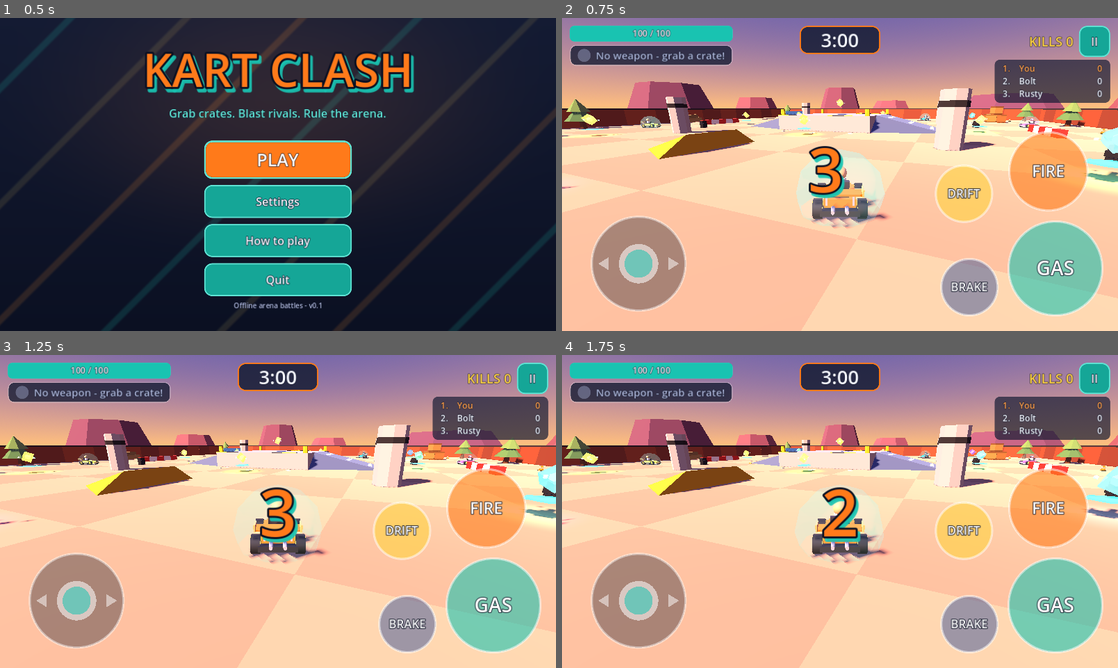
Above: before the commit, frames 1-4 (two rows, left to right).
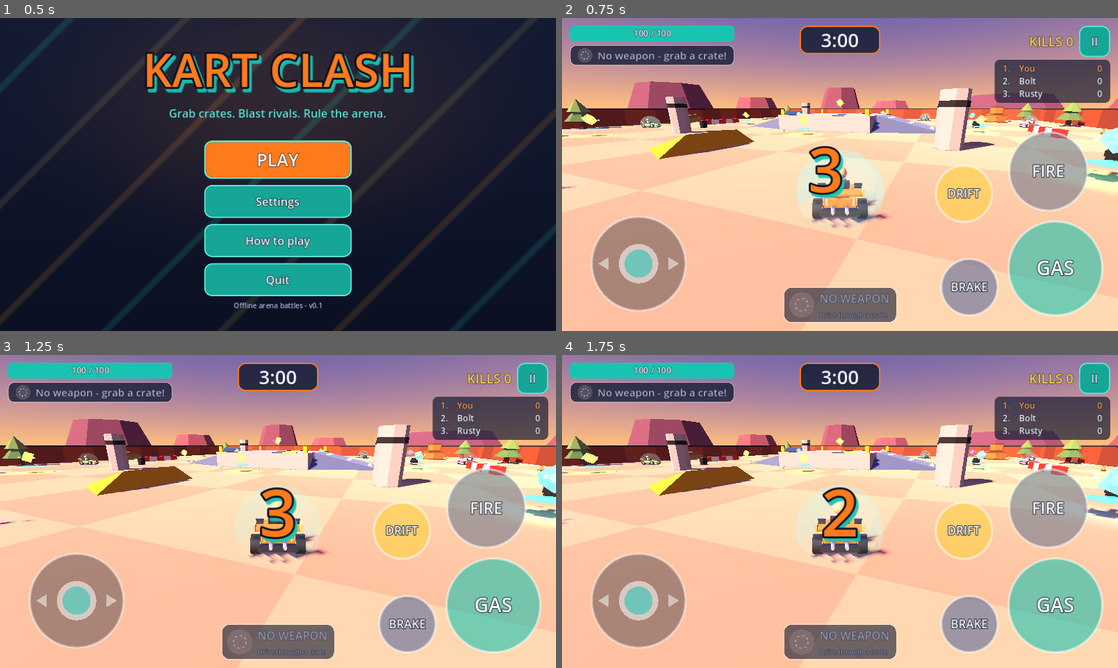
Above: after the commit, the same moments.

Repository: sahadeep125/smash-cart-game
Game: Godot game, scene res://scenes/main_menu.tscn
Two runs of this game, one before a commit and one after it. Both use one fixed random seed, a clock stepped at 60 frames per second and the inputs below.
Inputs (mouse positions are in pixels of both pictures, inside the frame that each line leads up to):
- Up to frame 1 (0.5 s): no input
- Up to frame 2 (0.75 s): click "PLAY" at 0.5 s
- Up to frame 3 (1.25 s): no input
- Up to frame 4 (1.75 s): move the mouse to (962, 495) at 1.27 s; hold D (steer_right) from 1.28 s (still down); hold Space (fire) from 1.28 s (still down); click (962, 495) at 1.42 s

Frame 1 is identical in both runs. In frame 2, 5.4% of the frame differs, in the area x 2-95%, y 2-98%; in frame 3, 5.4%; in frame 4, 5.4%.

Commit message:
Show the held weapon on the kart and in a bigger HUD weapon card

Diff:
--- a/scripts/kart/kart.gd
+++ b/scripts/kart/kart.gd
@@ -93,6 +93,10 @@
 		_model.name = "Model"
 		_model.kart_color = kart_color
 		add_child(_model)
+	var holder := get_weapon_holder()
+	if holder:
+		holder.weapon_changed.connect(_model.set_weapon)
+		holder.weapon_fired.connect(_model.on_weapon_fired)
 
 
 # --- Public API -------------------------------------------------------------
--- a/scripts/kart/kart_model.gd
+++ b/scripts/kart/kart_model.gd
@@ -17,6 +17,7 @@
 var _wheel_spinners: Array[MeshInstance3D] = []
 var _smoke: Array[CPUParticles3D] = []
 var _flame: MeshInstance3D
+var _mount: WeaponMount
 var _spin: float = 0.0
 var _steer_vis: float = 0.0
 var _last_speed: float = 0.0
@@ -31,6 +32,18 @@
 func set_color(c: Color) -> void:
 	kart_color = c
 	_rebuild_body()
+
+
+## Shows the held weapon's hardware on the kart ("" removes it).
+func set_weapon(id: String, ammo: int) -> void:
+	if _mount:
+		var color := WeaponDB.get_color(id) if id != "" else Color.WHITE
+		_mount.show_weapon(id, ammo, color)
+
+
+func on_weapon_fired(id: String) -> void:
+	if _mount:
+		_mount.on_fired(id)
 
 
 func reset_pose() -> void:
@@ -147,6 +160,10 @@
 			_wheel_spinners.append(spinner)
 			if wz < 0.0:
 				_front_pivots.append(pivot)
+
+	_mount = WeaponMount.new()
+	_mount.name = "WeaponMount"
+	_tilt.add_child(_mount)
 
 	# Boost flame (hidden until boosting).
 	_flame = MeshInstance3D.new()
--- /dev/null
+++ b/scripts/kart/weapon_mount.gd
@@ -0,0 +1,286 @@
+## Visible weapon hardware on a kart: rocket pods, twin guns, a mine rack or a shield
+## emitter, plus an underglow in the weapon's colour. Ammo is shown on the model
+## (rockets / mines disappear as they are used). Child of KartModel's tilt node.
+class_name WeaponMount
+extends Node3D
+
+const METAL := Color(0.55, 0.57, 0.62)
+const DARK := Color(0.16, 0.16, 0.19)
+
+static var _mesh_cache: Dictionary = {}
+static var _mat_cache: Dictionary = {}
+
+var weapon_id: String = ""
+
+var _rig: Node3D
+var _ammo_items: Array[Node3D] = []
+var _spinner: Node3D
+var _orb: MeshInstance3D
+var _glow: MeshInstance3D
+var _flash: MeshInstance3D
+var _pop: float = 1.0
+var _recoil: float = 0.0
+var _spin_speed: float = 0.0
+var _time: float = 0.0
+
+
+func _ready() -> void:
+	_glow = MeshInstance3D.new()
+	_glow.name = "Underglow"
+	var plane := PlaneMesh.new()
+	plane.size = Vector2(1.7, 2.7)
+	_glow.mesh = plane
+	_glow.position = Vector3(0, 0.06, 0)
+	_glow.cast_shadow = GeometryInstance3D.SHADOW_CASTING_SETTING_OFF
+	_glow.visible = false
+	add_child(_glow)
+
+
+## Shows the hardware for `id` ("" removes it). Safe to call every time ammo changes.
+func show_weapon(id: String, ammo: int, color: Color) -> void:
+	if id != weapon_id:
+		weapon_id = id
+		_build_rig(id, color)
+		_pop = 0.0
+	_update_ammo(ammo)
+
+
+## Visual kick when the weapon fires.
+func on_fired(id: String) -> void:
+	if id != weapon_id:
+		return
+	_recoil = 1.0
+	if id == "machine_gun":
+		_spin_speed = 28.0
+	if _flash:
+		_flash.visible = true
+		_flash.scale = Vector3.ONE * randf_range(0.8, 1.3)
+
+
+func _process(delta: float) -> void:
+	_time += delta
+	if _rig == null:
+		return
+	if _pop < 1.0:
+		_pop = minf(_pop + delta * 4.0, 1.0)
+		# Overshooting pop-in so picking up a weapon reads clearly.
+		var s := 1.0 + sin(_pop * PI) * 0.35
+		_rig.scale = Vector3.ONE * lerpf(0.2, 1.0, _pop) * s
+	_recoil = maxf(_recoil - delta * 6.0, 0.0)
+	_rig.position.z = _recoil * 0.12
+	if _spinner:
+		_spin_speed = move_toward(_spin_speed, 0.0, delta * 30.0)
+		_spinner.rotate_z(_spin_speed * delta)
+	if _flash and _recoil < 0.6:
+		_flash.visible = false
+	if _orb:
+		var p := 1.0 + sin(_time * 5.0) * 0.12
+		_orb.scale = Vector3(p, p, p)
+	if _glow.visible:
+		var m := _glow.material_override as StandardMaterial3D
+		if m:
+			m.albedo_color.a = 0.32 + sin(_time * 4.0) * 0.08
+
+
+func _build_rig(id: String, color: Color) -> void:
+	if _rig:
+		_rig.queue_free()
+	_rig = null
+	_ammo_items.clear()
+	_spinner = null
+	_orb = null
+	_flash = null
+	_glow.visible = id != ""
+	if id == "":
+		return
+	_glow.material_override = _glow_material(color)
+	_rig = Node3D.new()
+	_rig.name = "Rig_" + id
+	add_child(_rig)
+	match id:
+		"rocket":
+			_build_rocket_pods(color)
+		"machine_gun":
+			_build_guns(color)
+		"mine":
+			_build_mine_rack(color)
+		"shield":
+			_build_shield(color)
+		_:
+			_add(_rig, _cached("generic", func() -> Array:
+				return [[_box(Vector3(0.4, 0.3, 0.4)), Transform3D(Basis(), Vector3(0, 1.0, 0.8)), color]]), Vector3.ZERO)
+
+
+func _update_ammo(ammo: int) -> void:
+	for i in _ammo_items.size():
+		_ammo_items[i].visible = i < ammo
+
+
+# --- Rigs ------------------------------------------------------------------------
+
+func _build_rocket_pods(color: Color) -> void:
+	# Two side pods beside the driver, each holding one visible rocket.
+	var pod := _cached("rocket_pod", func() -> Array:
+		var r := Basis(Vector3.RIGHT, PI * 0.5)
+		return [
+			[_cyl(0.17, 0.17, 0.9, 8), Transform3D(r, Vector3.ZERO), DARK],
+			[_cyl(0.19, 0.19, 0.12, 8), Transform3D(r, Vector3(0, 0, -0.42)), METAL],
+			[_box(Vector3(0.08, 0.3, 0.3)), Transform3D(Basis(), Vector3(0, -0.2, 0.1)), METAL],
+		])
+	var rocket := _cached("rocket_tip", func() -> Array:
+		var r := Basis(Vector3.RIGHT, -PI * 0.5)
+		return [
+			[_cyl(0.0, 0.12, 0.28, 8), Transform3D(r, Vector3(0, 0, -0.58)), Color(1.0, 0.9, 0.8)],
+			[_cyl(0.12, 0.12, 0.2, 8), Transform3D(r, Vector3(0, 0, -0.36)), color],
+		])
+	for side: float in [-1.0, 1.0]:
+		var base := Vector3(side * 0.62, 0.95, 0.05)
+		_add(_rig, pod, base)
+		var tip := _add(_rig, rocket, base)
+		_ammo_items.append(tip)
+	_add(_rig, _cached("rocket_bar", func() -> Array:
+		return [[_box(Vector3(1.3, 0.08, 0.14)), Transform3D(Basis(), Vector3(0, 0.78, 0.15)), color]]), Vector3.ZERO)
+
+
+func _build_guns(color: Color) -> void:
+	# Twin rotary barrels on the hood.
+	_add(_rig, _cached("gun_base", func() -> Array:
+		return [
+			[_box(Vector3(0.62, 0.16, 0.5)), Transform3D(Basis(), Vector3(0, 0.82, -0.55)), DARK],
+			[_box(Vector3(0.5, 0.08, 0.3)), Transform3D(Basis(), Vector3(0, 0.94, -0.5)), color],
+		]), Vector3.ZERO)
+	_spinner = Node3D.new()
+	_spinner.position = Vector3(0, 0.95, -0.85)
+	_rig.add_child(_spinner)
+	_add(_spinner, _cached("gun_barrels", func() -> Array:
+		var r := Basis(Vector3.RIGHT, PI * 0.5)
+		var parts: Array = []
+		for i in 3:
+			var a := TAU * float(i) / 3.0
+			var off := Vector3(cos(a), sin(a), 0) * 0.07
+			for sx: float in [-0.16, 0.16]:
+				parts.append([_cyl(0.035, 0.035, 0.75, 6), Transform3D(r, off + Vector3(sx, 0, -0.3)), METAL])
+		for sx: float in [-0.16, 0.16]:
+			parts.append([_cyl(0.11, 0.11, 0.16, 8), Transform3D(r, Vector3(sx, 0, -0.62)), DARK])
+		return parts), Vector3.ZERO)
+	_flash = MeshInstance3D.new()
+	var quad := SphereMesh.new()
+	quad.radius = 0.16
+	quad.height = 0.32
+	quad.radial_segments = 6
+	quad.rings = 3
+	_flash.mesh = quad
+	_flash.material_override = _unshaded(Color(1.0, 0.85, 0.3))
+	_flash.cast_shadow = GeometryInstance3D.SHADOW_CASTING_SETTING_OFF
+	_flash.position = Vector3(0, 0.95, -1.62)
+	_flash.visible = false
+	_rig.add_child(_flash)
+
+
+func _build_mine_rack(color: Color) -> void:
+	# A rack above the exhausts carrying the remaining mines.
+	_add(_rig, _cached("mine_rack", func() -> Array:
+		return [
+			[_box(Vector3(0.9, 0.06, 0.5)), Transform3D(Basis(), Vector3(0, 0.72, 1.18)), DARK],
+			[_box(Vector3(0.06, 0.4, 0.06)), Transform3D(Basis(), Vector3(0.42, 0.9, 1.18)), METAL],
+			[_box(Vector3(0.06, 0.4, 0.06)), Transform3D(Basis(), Vector3(-0.42, 0.9, 1.18)), METAL],
+		]), Vector3.ZERO)
+	var mine := _cached("mine_disc", func() -> Array:
+		return [
+			[_cyl(0.2, 0.2, 0.1, 10), Transform3D(), DARK],
+			[_cyl(0.07, 0.07, 0.06, 6), Transform3D(Basis(), Vector3(0, 0.07, 0)), Color(1.0, 0.25, 0.2)],
+		])
+	for i in 3:
+		var item := _add(_rig, mine, Vector3((float(i) - 1.0) * 0.27, 0.82, 1.18))
+		_ammo_items.append(item)
+	_add(_rig, _cached("mine_stripe", func() -> Array:
+		return [[_box(Vector3(0.95, 0.06, 0.06)), Transform3D(Basis(), Vector3(0, 0.75, 0.93)), color]]), Vector3.ZERO)
+
+
+func _build_shield(color: Color) -> void:
+	# Mast with a glowing emitter orb behind the driver.
+	_add(_rig, _cached("shield_mast", func() -> Array:
+		return [
+			[_cyl(0.04, 0.05, 0.9, 6), Transform3D(Basis(), Vector3(0, 1.45, 0.92)), METAL],
+			[_cyl(0.28, 0.12, 0.1, 10), Transform3D(Basis(), Vector3(0, 1.88, 0.92)), DARK],
+		]), Vector3.ZERO)
+	_orb = MeshInstance3D.new()
+	var s := SphereMesh.new()
+	s.radius = 0.18
+	s.height = 0.36
+	s.radial_segments = 10
+	s.rings = 5
+	_orb.mesh = s
+	_orb.material_override = _emissive(color)
+	_orb.cast_shadow = GeometryInstance3D.SHADOW_CASTING_SETTING_OFF
+	_orb.position = Vector3(0, 2.05, 0.92)
+	_rig.add_child(_orb)
+	_ammo_items.append(_orb)
+
+
+# --- Helpers -----------------------------------------------------------------------
+
+func _add(parent: Node3D, mesh: Mesh, pos: Vector3) -> MeshInstance3D:
+	var mi := MeshInstance3D.new()
+	mi.mesh = mesh
+	mi.material_override = KartModel._shared_mat("vc")
+	mi.position = pos
+	parent.add_child(mi)
+	return mi
+
+
+## Builds (once per colour) a merged mesh from [mesh, transform, color] parts.
+func _cached(key: String, parts_fn: Callable) -> Mesh:
+	var full_key := key
+	if _mesh_cache.has(full_key):
+		return _mesh_cache[full_key] as Mesh
+	var parts: Array = parts_fn.call()
+	var mesh := KartModel._merge(parts)
+	_mesh_cache[full_key] = mesh
+	return mesh
+
+
+static func _glow_material(color: Color) -> StandardMaterial3D:
+	var key := "glow_" + color.to_html()
+	if _mat_cache.has(key):
+		return _mat_cache[key] as StandardMaterial3D
+	var m := StandardMaterial3D.new()
+	m.shading_mode = BaseMaterial3D.SHADING_MODE_UNSHADED
+	m.transparency = BaseMaterial3D.TRANSPARENCY_ALPHA
+	m.albedo_color = Color(color.r, color.g, color.b, 0.35)
+	m.cull_mode = BaseMaterial3D.CULL_DISABLED
+	m.no_depth_test = false
+	_mat_cache[key] = m
+	return m
+
+
+static func _emissive(color: Color) -> StandardMaterial3D:
+	var key := "emit_" + color.to_html()
+	if _mat_cache.has(key):
+		return _mat_cache[key] as StandardMaterial3D
+	var m := StandardMaterial3D.new()
+	m.albedo_color = color
+	m.emission_enabled = true
+	m.emission = color
+	m.emission_energy_multiplier = 2.0
+	_mat_cache[key] = m
+	return m
+
+
+static func _unshaded(color: Color) -> StandardMaterial3D:
+	var key := "unshaded_" + color.to_html()
+	if _mat_cache.has(key):
+		return _mat_cache[key] as StandardMaterial3D
+	var m := StandardMaterial3D.new()
+	m.shading_mode = BaseMaterial3D.SHADING_MODE_UNSHADED
+	m.albedo_color = color
+	_mat_cache[key] = m
+	return m
+
+
+static func _box(size: Vector3) -> BoxMesh:
+	return KartModel._box(size)
+
+
+static func _cyl(top: float, bottom: float, height: float, segments: int) -> CylinderMesh:
+	return KartModel._cyl(top, bottom, height, segments)
--- a/scripts/ui/hud.gd
+++ b/scripts/ui/hud.gd
@@ -10,6 +10,12 @@
 const KILL_FEED_MAX := 4
 const KILL_FEED_LIFETIME := 4.5
 const LOW_TIME := 30.0
+const WEAPON_HINTS := {
+	"rocket": "Fire: homing rocket, big blast",
+	"machine_gun": "Hold fire: rapid shots",
+	"mine": "Fire: drop a mine behind you",
+	"shield": "Fire: 5 s of invulnerability",
+}
 
 ## Seconds shown in the "Respawning in N" overlay (matches RespawnManager default).
 var respawn_delay := 3.0
@@ -27,8 +33,8 @@
 var _health_bar: ProgressBar
 var _health_label: Label
 var _health_fill: StyleBoxFlat
-var _weapon_swatch: Panel
-var _weapon_style: StyleBoxFlat
+var _weapon_swatch: WeaponIcon
+var _weapon_card: WeaponCard
 var _weapon_label: Label
 var _timer_label: Label
 var _kills_label: Label
@@ -196,6 +202,13 @@
 	_build_top_right(layer_root)
 	_build_center(layer_root)
 
+	_weapon_card = WeaponCard.new()
+	_weapon_card.name = "WeaponCard"
+	_weapon_card.set_anchors_and_offsets_preset(Control.PRESET_CENTER_BOTTOM)
+	_weapon_card.grow_horizontal = Control.GROW_DIRECTION_BOTH
+	_weapon_card.grow_vertical = Control.GROW_DIRECTION_BEGIN
+	layer_root.add_child(_weapon_card)
+
 
 func _build_top_left(parent: Control) -> void:
 	var box := VBoxContainer.new()
@@ -235,10 +248,8 @@
 	var row := HBoxContainer.new()
 	row.add_theme_constant_override("separation", 12)
 	weapon_panel.add_child(row)
-	_weapon_swatch = Panel.new()
-	_weapon_swatch.custom_minimum_size = Vector2(30, 30)
-	_weapon_style = ThemeBuilder.make_box(ThemeBuilder.TEXT_DIM, 15)
-	_weapon_swatch.add_theme_stylebox_override("panel", _weapon_style)
+	_weapon_swatch = WeaponIcon.new()
+	_weapon_swatch.custom_minimum_size = Vector2(34, 34)
 	_weapon_swatch.size_flags_vertical = Control.SIZE_SHRINK_CENTER
 	row.add_child(_weapon_swatch)
 	_weapon_label = Label.new()
@@ -379,14 +390,20 @@
 
 
 func _on_weapon_changed(weapon_id: String, ammo: int) -> void:
+	var col := weapon_color(weapon_id) if weapon_id != "" else ThemeBuilder.TEXT_DIM
+	_weapon_swatch.weapon_id = weapon_id
+	_weapon_swatch.color = col
+	if _weapon_card:
+		_weapon_card.show_weapon(weapon_id, ammo, weapon_display_name(weapon_id) if weapon_id != "" else "",
+			col, str(WEAPON_HINTS.get(weapon_id, "")))
+	if _touch:
+		_touch.set_weapon(weapon_id, col)
 	if weapon_id == "":
 		_weapon_label.text = "No weapon - grab a crate!"
 		_weapon_label.add_theme_color_override("font_color", ThemeBuilder.TEXT_DIM)
-		_weapon_style.bg_color = Color(ThemeBuilder.TEXT_DIM, 0.4)
 		return
 	_weapon_label.text = "%s  x%d" % [weapon_display_name(weapon_id).to_upper(), ammo]
 	_weapon_label.add_theme_color_override("font_color", ThemeBuilder.TEXT)
-	_weapon_style.bg_color = weapon_color(weapon_id)
 
 
 func _on_match_started() -> void:
--- a/scripts/ui/touch_controls.gd
+++ b/scripts/ui/touch_controls.gd
@@ -34,6 +34,9 @@
 var _stick_radius := 80.0
 var _stick_zone := Rect2()
 var _safe_margins := Vector4.ZERO  # left, top, right, bottom
+## Held weapon shown on the FIRE button ("" = none, button dimmed).
+var _weapon_id := ""
+var _weapon_color := Color.WHITE
 
 
 func _init() -> void:
@@ -252,6 +255,12 @@
 	return _steer_value
 
 
+func set_weapon(id: String, color: Color) -> void:
+	_weapon_id = id
+	_weapon_color = color
+	queue_redraw()
+
+
 # --- Drawing --------------------------------------------------------------------
 
 func _draw() -> void:
@@ -275,12 +284,23 @@
 		var c: Vector2 = _centers[action]
 		var r: float = _radii[action]
 		var col: Color = BUTTONS[action]["color"]
+		var is_fire: bool = action == "fire"
+		if is_fire:
+			col = _weapon_color if _weapon_id != "" else Color(0.45, 0.47, 0.55)
 		var pressed := held.has(action)
 		var fill := col.darkened(0.3) if pressed else col
 		fill.a = 0.85 if pressed else 0.6
 		draw_circle(c, r, fill)
 		draw_arc(c, r, 0, TAU, 48, Color(1, 1, 1, 0.8 if pressed else 0.5), 4.0, true)
 		var text: String = BUTTONS[action]["label"]
+		if is_fire and _weapon_id != "":
+			WeaponIcon.draw_icon(self, _weapon_id, c + Vector2(0, -r * 0.28), r * 0.34, Color(0.05, 0.07, 0.15, 0.85))
+			var fs2 := int(clampf(r * 0.3, 12, 36))
+			var ts2 := font.get_string_size(text, HORIZONTAL_ALIGNMENT_CENTER, -1, fs2)
+			var tp2 := c + Vector2(-ts2.x * 0.5, r * 0.5)
+			draw_string_outline(font, tp2, text, HORIZONTAL_ALIGNMENT_LEFT, -1, fs2, 6, Color(0.04, 0.06, 0.13, 0.9))
+			draw_string(font, tp2, text, HORIZONTAL_ALIGNMENT_LEFT, -1, fs2, Color.WHITE)
+			continue
 		var fs := int(clampf(r * 0.42, 14, 48))
 		var ts := font.get_string_size(text, HORIZONTAL_ALIGNMENT_CENTER, -1, fs)
 		var tp := c + Vector2(-ts.x * 0.5, fs * 0.35)
--- /dev/null
+++ b/scripts/ui/weapon_card.gd
@@ -0,0 +1,87 @@
+## Big bottom-centre card showing the held weapon: icon, name and ammo pips.
+## Pops when a weapon is picked up and flashes on each shot.
+class_name WeaponCard
+extends PanelContainer
+
+var _icon: WeaponIcon
+var _name: Label
+var _pips: HBoxContainer
+var _hint: Label
+var _style: StyleBoxFlat
+var _pop := 1.0
+var _weapon_id := ""
+
+
+func _init() -> void:
+	mouse_filter = Control.MOUSE_FILTER_IGNORE
+	_style = ThemeBuilder.make_box(Color(ThemeBuilder.NAVY, 0.82), 18, Color(1, 1, 1, 0.3), 3)
+	_style.content_margin_left = 14
+	_style.content_margin_right = 18
+	_style.content_margin_top = 8
+	_style.content_margin_bottom = 8
+	add_theme_stylebox_override("panel", _style)
+	var row := HBoxContainer.new()
+	row.add_theme_constant_override("separation", 12)
+	row.mouse_filter = Control.MOUSE_FILTER_IGNORE
+	add_child(row)
+	_icon = WeaponIcon.new()
+	_icon.custom_minimum_size = Vector2(58, 58)
+	row.add_child(_icon)
+	var col := VBoxContainer.new()
+	col.mouse_filter = Control.MOUSE_FILTER_IGNORE
+	col.add_theme_constant_override("separation", 4)
+	col.alignment = BoxContainer.ALIGNMENT_CENTER
+	row.add_child(col)
+	_name = Label.new()
+	_name.add_theme_font_size_override("font_size", 26)
+	col.add_child(_name)
+	_pips = HBoxContainer.new()
+	_pips.add_theme_constant_override("separation", 4)
+	_pips.mouse_filter = Control.MOUSE_FILTER_IGNORE
+	col.add_child(_pips)
+	_hint = Label.new()
+	_hint.add_theme_font_size_override("font_size", 15)
+	_hint.add_theme_color_override("font_color", ThemeBuilder.TEXT_DIM)
+	col.add_child(_hint)
+
+
+func show_weapon(id: String, ammo: int, display_name: String, color: Color, hint: String) -> void:
+	var picked := id != "" and id != _weapon_id
+	_weapon_id = id
+	_icon.weapon_id = id
+	_icon.color = color
+	_style.border_color = Color(color, 0.9) if id != "" else Color(1, 1, 1, 0.3)
+	for c in _pips.get_children():
+		c.queue_free()
+	if id == "":
+		_name.text = "NO WEAPON"
+		_name.add_theme_color_override("font_color", ThemeBuilder.TEXT_DIM)
+		_hint.text = "Drive through a crate"
+		_hint.visible = true
+		modulate.a = 0.75
+		return
+	modulate.a = 1.0
+	_name.text = display_name.to_upper()
+	_name.add_theme_color_override("font_color", color.lightened(0.25))
+	_hint.text = hint
+	_hint.visible = hint != ""
+	var shown := mini(ammo, 30)
+	var big := ammo <= 6
+	for i in shown:
+		var pip := ColorRect.new()
+		pip.mouse_filter = Control.MOUSE_FILTER_IGNORE
+		pip.color = color
+		pip.custom_minimum_size = Vector2(14, 14) if big else Vector2(4, 12)
+		_pips.add_child(pip)
+	if picked:
+		_pop = 0.0
+
+
+func _process(delta: float) -> void:
+	if _pop < 1.0:
+		_pop = minf(_pop + delta * 3.5, 1.0)
+		var s := 1.0 + sin(_pop * PI) * 0.25
+		pivot_offset = size * 0.5
+		scale = Vector2(s, s)
+	else:
+		scale = Vector2.ONE
--- /dev/null
+++ b/scripts/ui/weapon_icon.gd
@@ -0,0 +1,71 @@
+## Small vector icon for a weapon, drawn in code (no image assets).
+## Use as a Control, or call WeaponIcon.draw_icon() from any CanvasItem._draw().
+class_name WeaponIcon
+extends Control
+
+var weapon_id: String = "":
+	set(value):
+		weapon_id = value
+		queue_redraw()
+var color: Color = Color.WHITE:
+	set(value):
+		color = value
+		queue_redraw()
+
+
+func _init() -> void:
+	mouse_filter = Control.MOUSE_FILTER_IGNORE
+	custom_minimum_size = Vector2(44, 44)
+
+
+func _draw() -> void:
+	var r := minf(size.x, size.y) * 0.5
+	var c := size * 0.5
+	draw_circle(c, r, Color(color, 0.95) if weapon_id != "" else Color(1, 1, 1, 0.15))
+	draw_icon(self, weapon_id, c, r * 0.72, Color(0.05, 0.07, 0.15))
+
+
+static func draw_icon(ci: CanvasItem, id: String, c: Vector2, r: float, ink: Color) -> void:
+	match id:
+		"rocket":
+			# Rocket pointing up-right with fins and a flame.
+			var dir := Vector2(1, -1).normalized()
+			var side := Vector2(-dir.y, dir.x)
+			var tip := c + dir * r
+			var tail := c - dir * r * 0.55
+			ci.draw_colored_polygon(PackedVector2Array([
+				tip, c + dir * r * 0.4 + side * r * 0.28, tail + side * r * 0.28,
+				tail - side * r * 0.28, c + dir * r * 0.4 - side * r * 0.28]), ink)
+			ci.draw_colored_polygon(PackedVector2Array([
+				tail + side * r * 0.28, tail + side * r * 0.6 - dir * r * 0.3, tail - dir * r * 0.05]), ink)
+			ci.draw_colored_polygon(PackedVector2Array([
+				tail - side * r * 0.28, tail - side * r * 0.6 - dir * r * 0.3, tail - dir * r * 0.05]), ink)
+			ci.draw_colored_polygon(PackedVector2Array([
+				tail + side * r * 0.15, tail - side * r * 0.15, tail - dir * r * 0.55]), Color(1, 0.85, 0.3))
+		"machine_gun":
+			# Twin barrels with a grip.
+			for off: float in [-0.25, 0.25]:
+				ci.draw_rect(Rect2(c + Vector2(-r * 0.9, r * off - r * 0.1), Vector2(r * 1.8, r * 0.2)), ink)
+			ci.draw_rect(Rect2(c + Vector2(-r * 0.9, -r * 0.42), Vector2(r * 0.7, r * 0.84)), ink)
+			ci.draw_rect(Rect2(c + Vector2(-r * 0.6, r * 0.3), Vector2(r * 0.3, r * 0.6)), ink)
+		"mine":
+			# Disc with spikes and a red light.
+			for i in 8:
+				var a := TAU * float(i) / 8.0
+				var d := Vector2(cos(a), sin(a))
+				ci.draw_line(c + d * r * 0.5, c + d * r * 0.95, ink, maxf(r * 0.16, 2.0))
+			ci.draw_circle(c, r * 0.62, ink)
+			ci.draw_circle(c, r * 0.22, Color(1.0, 0.3, 0.25))
+		"shield":
+			# Shield crest.
+			ci.draw_colored_polygon(PackedVector2Array([
+				c + Vector2(0, -r), c + Vector2(r * 0.85, -r * 0.6), c + Vector2(r * 0.7, r * 0.3),
+				c + Vector2(0, r), c + Vector2(-r * 0.7, r * 0.3), c + Vector2(-r * 0.85, -r * 0.6)]), ink)
+			ci.draw_colored_polygon(PackedVector2Array([
+				c + Vector2(0, -r * 0.6), c + Vector2(r * 0.45, -r * 0.35), c + Vector2(0, r * 0.55)]),
+				Color(1, 1, 1, 0.5))
+		_:
+			# Empty slot: a dashed ring.
+			for i in 8:
+				var a := TAU * float(i) / 8.0
+				ci.draw_arc(c, r * 0.7, a, a + TAU / 16.0, 4, Color(1, 1, 1, 0.5), maxf(r * 0.12, 2.0))
Not shown, added: docs/screenshots/gameplay_desktop.png.import
Not shown, added: docs/screenshots/gameplay_mobile.png.import
Not shown, added: docs/screenshots/menu.png.import
